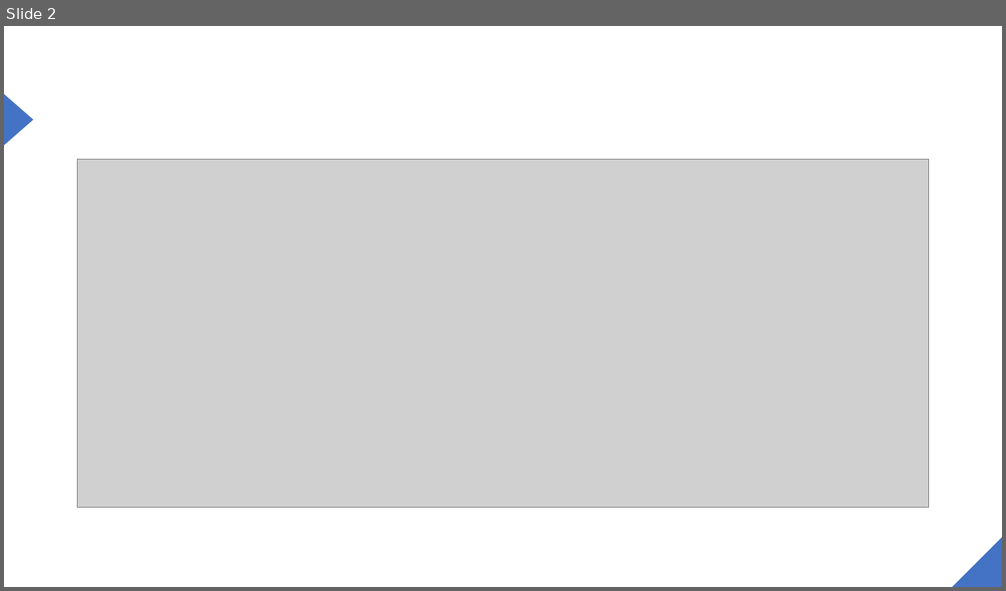
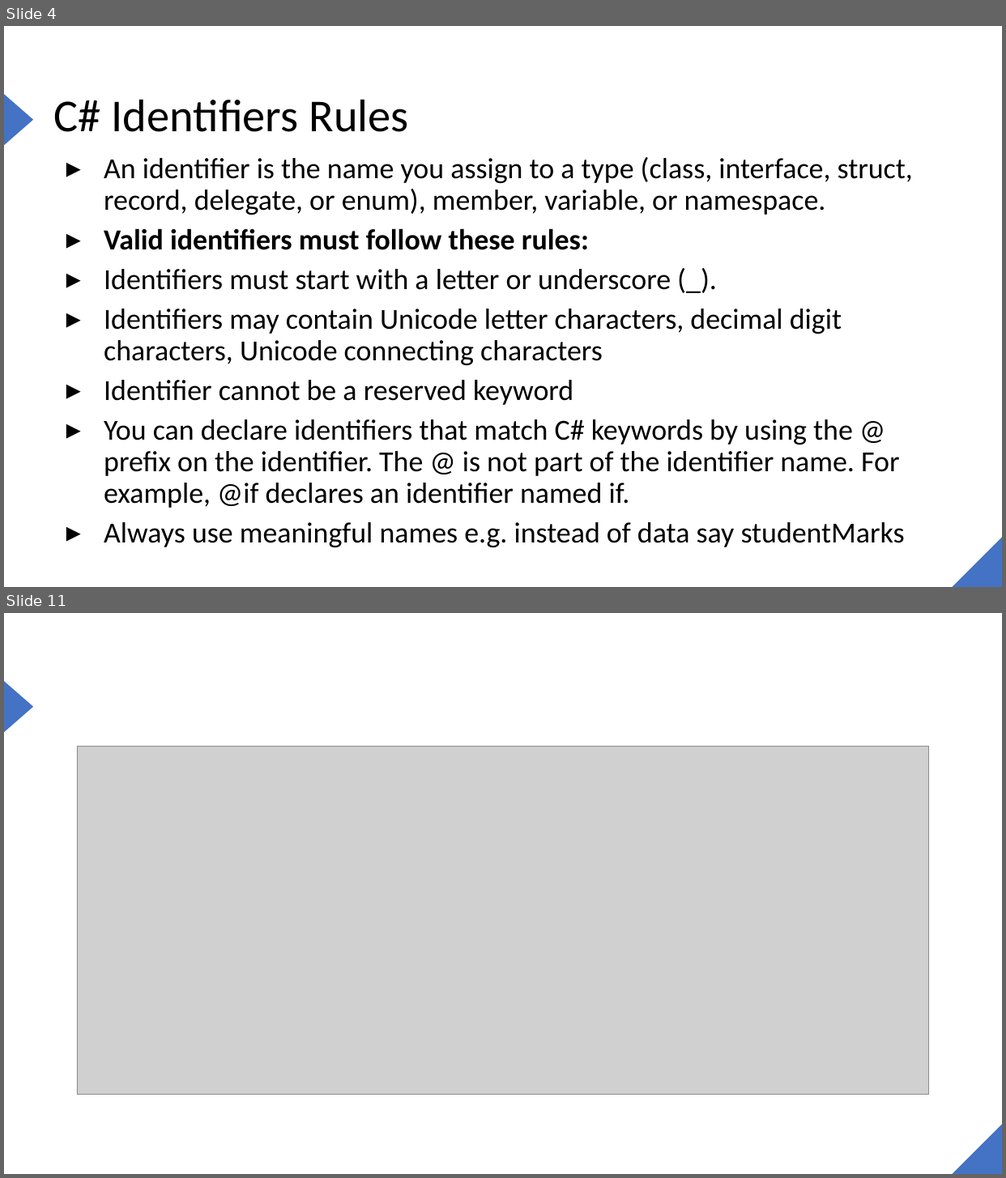
Before and after one commit to joe6276/The-sharp-Repo, a slide deck: Slides/C#/4. Datatypes/PRIMITIVE.pptx. Shown one above the other, each under a label of ours: slide 2 before the commit, slides 4 and 11 after it; the slides between them are not shown. The pictures are 1006x591 and 1006x1178 pixels, drawn with LibreOffice and Linux fonts; fonts in the diff are those of the drawing; grey boxes stand for pictures. Boxes give left, top, right and bottom in pixels: in the first picture for what was removed or moved away, otherwise in the second. Text is boxed around its words. In the diff, an @@ line names an element or a change of style, - is before the commit and + after.

```diff
--- a/Slides/C#/4. Datatypes/PRIMITIVE.pptx
+++ b/Slides/C#/4. Datatypes/PRIMITIVE.pptx
@@ slide 4 added at (4, 26, 1002, 587), background #FFFFFF; not listed: 2 template elements that a slide beside it also shows @@
@@ title added at (54, 99, 409, 132), 44 pt, text #000000 @@
+C# Identifiers Rules
@@ text added at (104, 157, 913, 548), 28 pt, text #000000 @@
+▸ An identifier is the name you assign to a type (class, interface, struct, record, delegate, or enum), member, variable, or namespace.
+▸ Valid identifiers must follow these rules:
+▸ Identifiers must start with a letter or underscore (_).
+▸ Identifiers may contain Unicode letter characters, decimal digit characters, Unicode connecting characters
+▸ Identifier cannot be a reserved keyword
+▸ You can declare identifiers that match C# keywords by using the @ prefix on the identifier. The @ is not part of the identifier name. For example, @if declares an identifier named if.
+▸ Always use meaningful names e.g. instead of data say studentMarks
@@ what was slide 2 is now slide 11 @@
```
Also in this commit, not shown: 1 slide changed, 30 other slides added, 18 other files.
